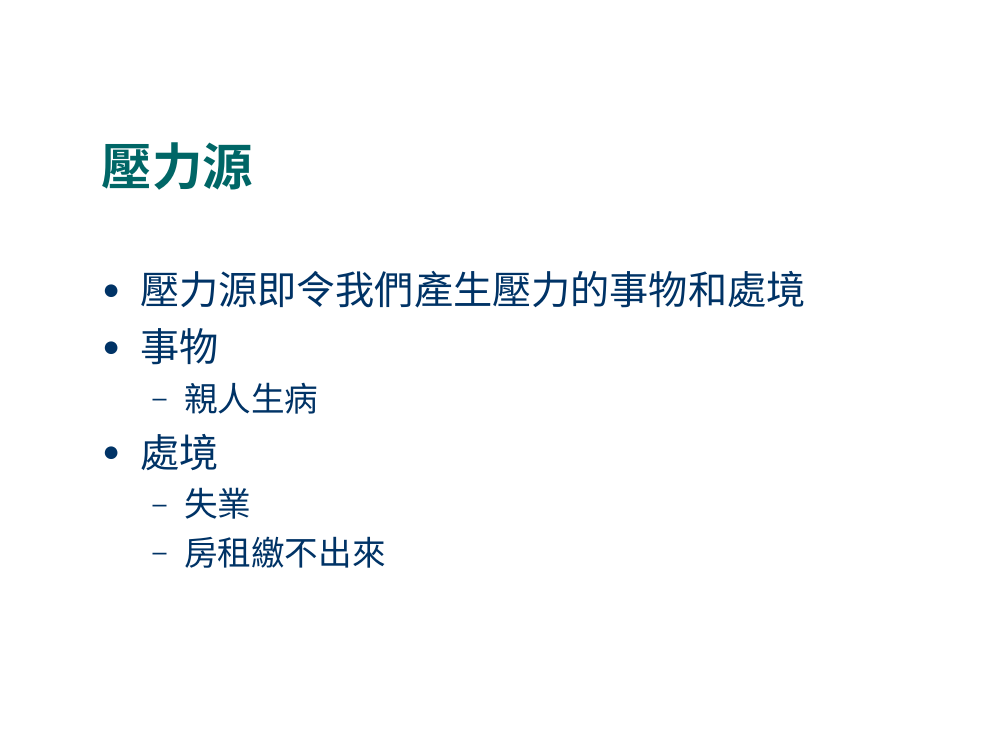
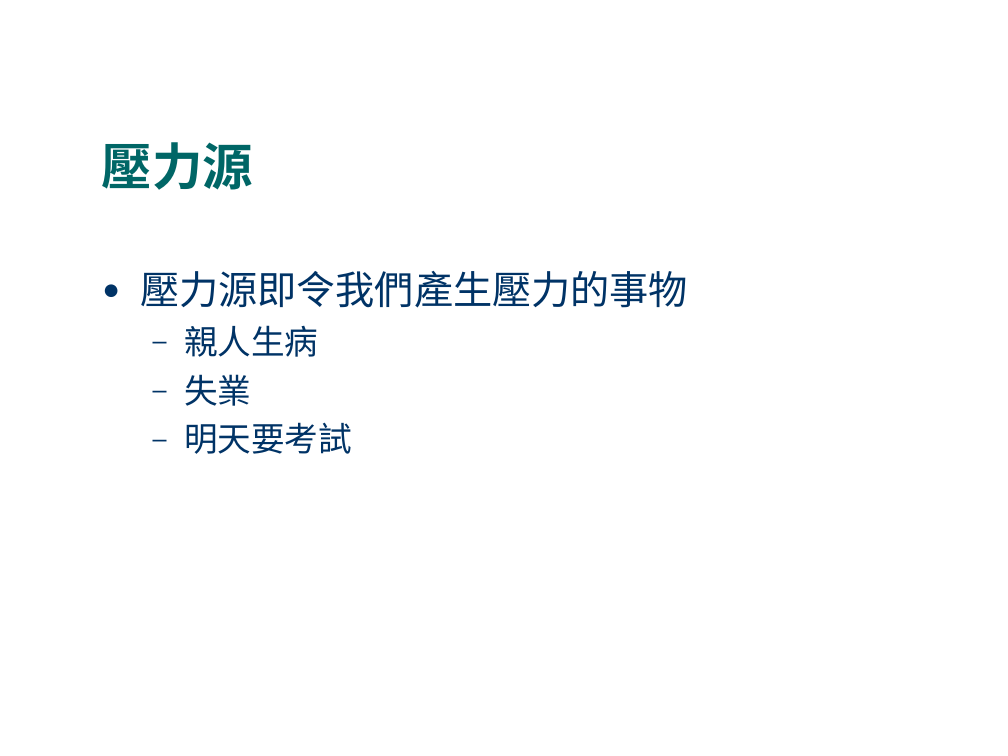
Before and after one commit to fhopecc/stxt, a slide deck: slide 8 of doc/tutorial/home_care.odp. Drawn at 1008x756 pixels with LibreOffice and Linux fonts; fonts in the diff are those of the drawing. Boxes give left, top, right and bottom in pixels: in the first picture for what was removed or moved away, otherwise in the second. Text is boxed around its words. In the diff, an @@ line names an element or a change of style, - is before the commit and + after.

```diff
--- a/doc/tutorial/home_care.odp
+++ b/doc/tutorial/home_care.odp
@@ text at [140,271,688,308]: text changed @@
-● 壓力源即令我們產生壓力的事物和處境
-● 事物
+● 壓力源即令我們產生壓力的事物
@@ text at [140,434,218,470]: paragraph removed @@
-● 處境
@@ text at [184,422,352,454]: text changed @@
-  – 房租繳不出來
+  – 明天要考試
```
Also in this commit, not shown: 8 other slides changed.
